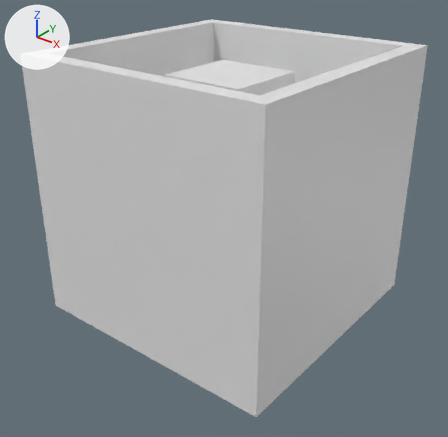
Before and after pictures for a commit that changed the OBJ model src/main/resources/assets/electricity/models/dc_string_cable/dc_string_cable_trench_cross.obj.
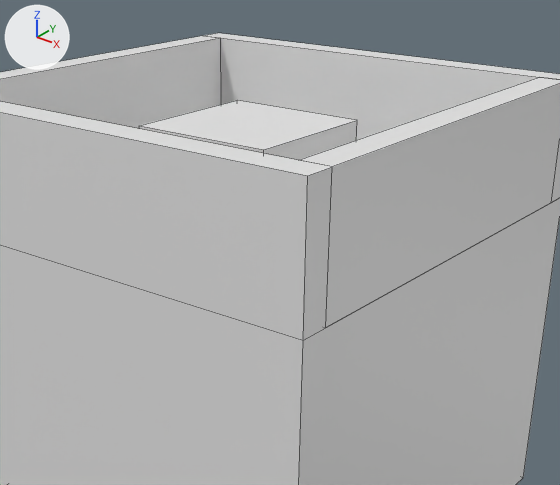
There are two pictures of each version: one whole from a 50 mm camera at (1.847, -2.221, 1.41) aimed at (0.518, -0.56, 0.38), one close up on the part from 18% to 93% of the width and 0% to 66% of the height. Every picture has the same lights, and +X, +Y and +Z are marked at upper left. The last two pictures show the newer version. The close-ups show mesh edges as thin lines. Where no turn or scale is listed for an object, it has been applied to the vertices.

In view in the first close-up: 'bedding', 'jbox', 'jbox.001'.
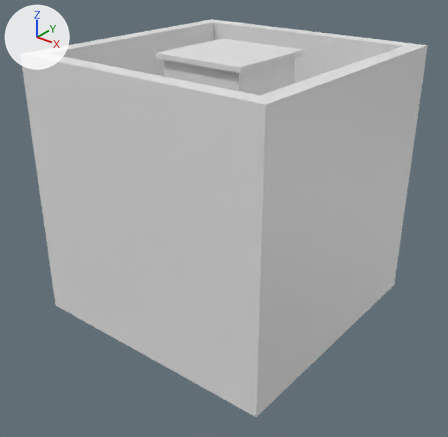
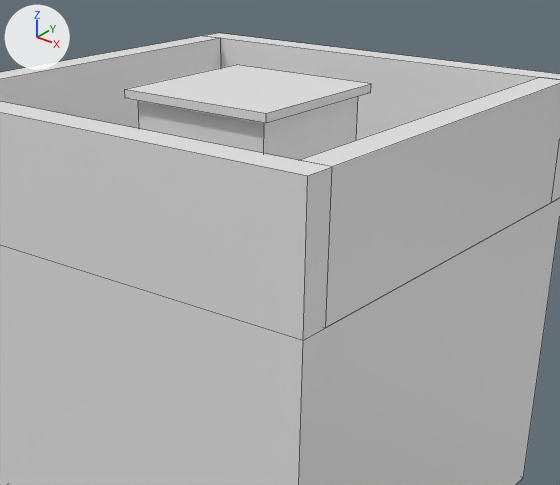
The change in detail:
me_jbox is used by ob_jbox; location (0.0, 0.0, 0.0).
Verts and faces of me_jbox; kept vertices keep their numbers, new ones are numbered from 8.
Before the commit, vertices of me_jbox: 4 (0.338, -0.662, 0.919) at pixel (139, 125), 5 (0.663, -0.662, 0.919) at pixel (263, 149), 6 (0.663, -0.337, 0.919) at pixel (357, 120), 7 (0.338, -0.337, 0.919) at pixel (237, 100).
me_jbox had 8 vertices, 5 faces and spanned x 0.338..0.663, y -0.662..-0.337, z 0.738..0.919.
me_jbox now has 16 vertices, 11 faces and spans x 0.319..0.681, y -0.681..-0.319, z 0.738..0.994.
me_jbox part 1: the loose piece of 8 vertices spanning x 0.338..0.663, y -0.662..-0.337, z 0.738..0.919 is copied, and the copy is scaled about its middle by (1.12, 1.12, 0.103), then moved by (0.0, 0.0, 0.156); it spans x 0.319..0.681, y -0.681..-0.319, z 0.975..0.994.
Part 2, on me_jbox:
Vertices 4 to 7 move by (0.0, 0.0, 0.056).
New faces: (4, 5, 6, 7).
me_jbox_001 is used by ob_jbox_001; location (0.0, 0.0, 0.0).
me_jbox_001 had 4 vertices, 1 face and spanned x 0.338..0.663, y -0.662..-0.337, z 0.919.
me_jbox_001 now has 4 vertices, 1 face and spans x 0.319..0.681, y -0.681..-0.319, z 0.994.
Part 3, on me_jbox_001:
Vertex 0 of me_jbox_001 moves from (0.338, -0.662, 0.919) at pixel (139, 125) to (0.319, -0.681, 0.994) at pixel (124, 89).
Vertex 1 of me_jbox_001 moves from (0.663, -0.662, 0.919) at pixel (263, 149) to (0.681, -0.681, 0.994) at pixel (266, 113).
Vertex 2 of me_jbox_001 moves from (0.663, -0.337, 0.919) at pixel (357, 120) to (0.681, -0.319, 0.994) at pixel (371, 83).
Vertex 3 of me_jbox_001 moves from (0.338, -0.337, 0.919) at pixel (237, 100) to (0.319, -0.319, 0.994) at pixel (236, 64).

Boxes [x1, y1, x2, y2] around the edits, measured in the close-ups (560 x 485 px):
'jbox.001', reshaped (12% wider)
    before: [140, 100, 356, 150]
    after: [127, 65, 369, 113]
'jbox', reshaped
    before: [139, 120, 357, 160]
    after: [125, 84, 371, 160]
part 1 of me_jbox, added
    after: [125, 84, 371, 123]
part 2 of me_jbox, built on
    before: [139, 120, 357, 154]
    after: [138, 97, 358, 154]
